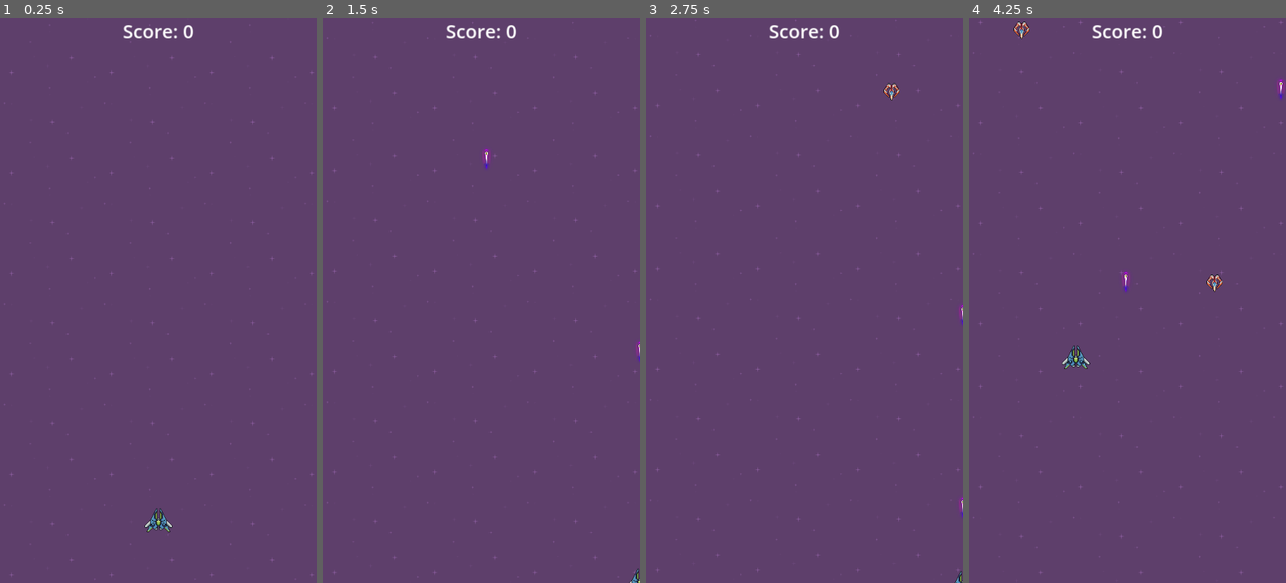
Above: before the commit, frames 1-4 (left to right).
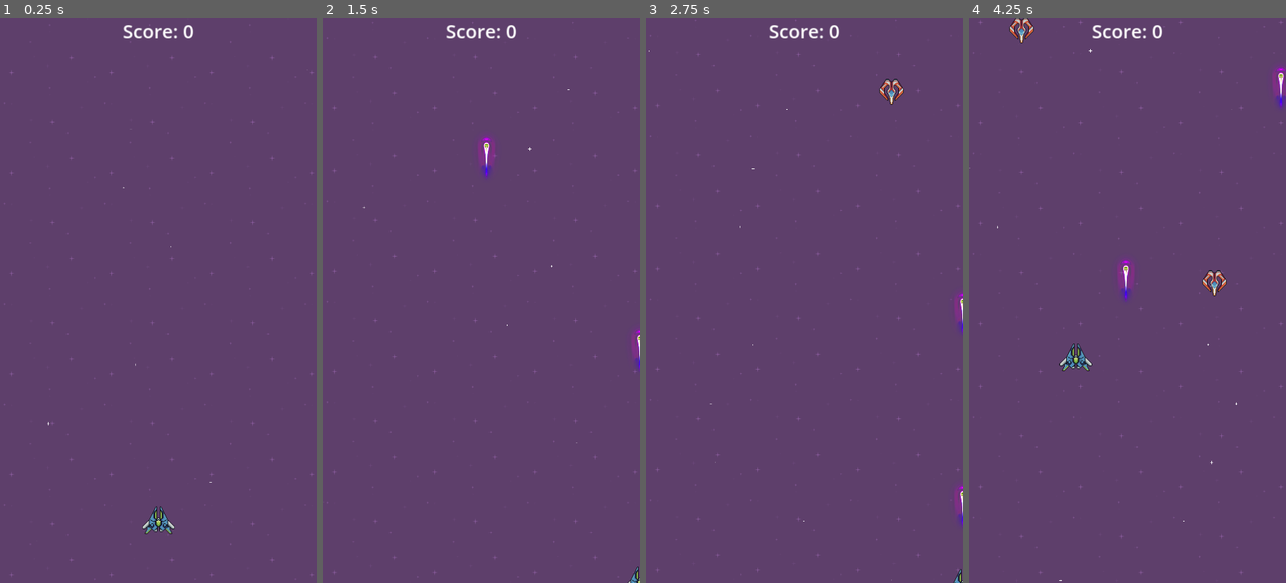
Above: after the commit, the same moments.

Repository: lgraham076/minishooter
Game: Godot game, scene res://scenes/game.tscn
Two runs of this game, one before a commit and one after it. Both use one fixed random seed, a clock stepped at 60 frames per second and the inputs below.
Inputs:
- Up to frame 1 (0.25 s): no input
- Up to frame 2 (1.5 s): tap Enter at 0.5 s; hold Right (move_right) 0.53-1.28 s; hold Space (shoot) 0.53-1.28 s; hold Down (move_down) from 1.28 s (still down); tap Space (shoot) at 1.35 s
- Up to frame 3 (2.75 s): release Down (move_down) at 2.03 s; hold Right (move_right) from 2.03 s (still down); hold Space (shoot) from 2.03 s (still down)
- Up to frame 4 (4.25 s): release Right (move_right) at 2.78 s; release Space (shoot) at 2.78 s; hold Up (move_up) 2.78-3.53 s; tap Space (shoot) at 2.85 s; hold Left (move_left) from 3.53 s (still down); hold Space (shoot) from 3.53 s (still down)

The runs differ from the first frame. In frame 1, 0.2% of the frame differs, in the area x 14-67%, y 19-92%; in frame 2, 0.3%; in frame 3, 0.4%; in frame 4, 1.0%, in the area x 0-100%, y 0-100%.

Commit message:
Completed tutorial

Diff:
--- a/scenes/diverenemy.tscn
+++ b/scenes/diverenemy.tscn
@@ -4,10 +4,14 @@
 [ext_resource type="Texture2D" uid="uid://bc2gn2h8uajuc" path="res://assets/ships/enemy_ship_4.png" id="2_6a0i6"]
 
 [node name="Enemy" instance=ExtResource("1_prvrx")]
-scale = Vector2(1, 1)
+scale = Vector2(0.75, 0.75)
 speed = 325
 hp = 1
 points = 125
 
 [node name="Sprite2D" parent="." index="0"]
+scale = Vector2(2, 2)
 texture = ExtResource("2_6a0i6")
+
+[node name="CollisionPolygon2D" parent="." index="1"]
+scale = Vector2(2, 2)
--- a/scenes/enemy.tscn
+++ b/scenes/enemy.tscn
@@ -4,7 +4,7 @@
 [ext_resource type="Script" path="res://scripts/enemy.gd" id="1_jpr32"]
 
 [node name="Enemy" type="Area2D"]
-scale = Vector2(1.25, 1.25)
+scale = Vector2(1.75, 1.75)
 collision_layer = 2
 collision_mask = 5
 script = ExtResource("1_jpr32")
--- a/scenes/game.tscn
+++ b/scenes/game.tscn
@@ -6,7 +6,22 @@
 [ext_resource type="PackedScene" uid="uid://btuohiydcvjlh" path="res://scenes/diverenemy.tscn" id="4_2334o"]
 [ext_resource type="PackedScene" uid="uid://bn6y1j57gfvk2" path="res://scenes/hud.tscn" id="4_g3gbu"]
 [ext_resource type="PackedScene" uid="uid://cm14d28mwyf2" path="res://scenes/gameoverscreen.tscn" id="5_m0gst"]
+[ext_resource type="AudioStream" uid="uid://cpj5vgtg2anw4" path="res://assets/audio/sfx_laser2.ogg" id="7_ftg0r"]
 [ext_resource type="Texture2D" uid="uid://c1vx80udiuwmx" path="res://assets/backgrounds/purple.png" id="7_ip4hi"]
+[ext_resource type="Texture2D" uid="uid://cc0pu3a6tf0cq" path="res://assets/effects/star1.png" id="8_fq6qp"]
+[ext_resource type="AudioStream" uid="uid://vyfpgdpoyd6c" path="res://assets/audio/sfx_lose.ogg" id="8_sg4as"]
+
+[sub_resource type="ParticleProcessMaterial" id="ParticleProcessMaterial_m3ywt"]
+particle_flag_disable_z = true
+emission_shape = 3
+emission_box_extents = Vector3(405, 1, 1)
+direction = Vector3(0, -1, 0)
+spread = 0.0
+initial_velocity_min = -1000.0
+initial_velocity_max = -1000.0
+gravity = Vector3(0, 0, 0)
+scale_min = 0.1
+scale_max = 0.4
 
 [node name="Game" type="Node2D"]
 script = ExtResource("1_l8q1b")
@@ -18,6 +33,34 @@
 
 [node name="GameOverScreen" parent="UILayer" instance=ExtResource("5_m0gst")]
 visible = false
+
+[node name="ParallaxBackground" type="ParallaxBackground" parent="."]
+
+[node name="ParallaxLayer" type="ParallaxLayer" parent="ParallaxBackground"]
+motion_mirroring = Vector2(0, 1440)
+
+[node name="PurpleStars" type="Sprite2D" parent="ParallaxBackground/ParallaxLayer"]
+texture_repeat = 2
+texture = ExtResource("7_ip4hi")
+centered = false
+region_enabled = true
+region_rect = Rect2(0, 0, 810, 1440)
+
+[node name="SFX" type="Node2D" parent="."]
+
+[node name="LaserSound" type="AudioStreamPlayer2D" parent="SFX"]
+stream = ExtResource("7_ftg0r")
+
+[node name="LoseSound" type="AudioStreamPlayer2D" parent="SFX"]
+stream = ExtResource("8_sg4as")
+
+[node name="StarParticlesEffect" type="GPUParticles2D" parent="."]
+position = Vector2(405, -50)
+amount = 20
+process_material = SubResource("ParticleProcessMaterial_m3ywt")
+texture = ExtResource("8_fq6qp")
+lifetime = 3.0
+preprocess = 5.0
 
 [node name="Player" parent="." instance=ExtResource("2_4ymmy")]
 position = Vector2(263, 529)
@@ -33,16 +76,4 @@
 wait_time = 2.0
 autostart = true
 
-[node name="ParallaxBackground" type="ParallaxBackground" parent="."]
-
-[node name="ParallaxLayer" type="ParallaxLayer" parent="ParallaxBackground"]
-motion_mirroring = Vector2(0, 1440)
-
-[node name="PurpleStars" type="Sprite2D" parent="ParallaxBackground/ParallaxLayer"]
-texture_repeat = 2
-texture = ExtResource("7_ip4hi")
-centered = false
-region_enabled = true
-region_rect = Rect2(0, 0, 810, 1440)
-
 [connection signal="timeout" from="EnemySpawnTimer" to="." method="_on_enemy_spawn_timer_timeout"]
--- a/scenes/laser.tscn
+++ b/scenes/laser.tscn
@@ -8,7 +8,7 @@
 height = 176.0
 
 [node name="Laser" type="Area2D"]
-scale = Vector2(0.3, 0.3)
+scale = Vector2(0.6, 0.6)
 collision_layer = 4
 collision_mask = 2
 script = ExtResource("1_e7cx6")
--- a/scenes/player.tscn
+++ b/scenes/player.tscn
@@ -5,7 +5,7 @@
 
 [node name="Player" type="CharacterBody2D" groups=["player"]]
 position = Vector2(240, 382)
-scale = Vector2(1.5, 1.5)
+scale = Vector2(1.75, 1.75)
 collision_mask = 2
 motion_mode = 1
 script = ExtResource("1_t1bb0")
--- a/scripts/game.gd
+++ b/scripts/game.gd
@@ -6,6 +6,8 @@
 @onready var enemy_container = $EnemyContainer
 @onready var game_over_screen = $UILayer/GameOverScreen
 @onready var parallax_background = $ParallaxBackground
+@onready var laser_sound = $SFX/LaserSound
+@onready var lose_sound = $SFX/LoseSound
 
 @export var enemy_scenes:Array[PackedScene] = []
 
@@ -62,8 +64,10 @@
 	var laser = laser_scene.instantiate()
 	laser.global_position = location
 	laser_container.add_child(laser)
+	laser_sound.play()
 
 func _on_player_killed():
+	lose_sound.play()
 	game_over_screen.set_score(score)
 	if score > high_score:
 		high_score = score
Not shown, added: assets/audio/sfx_laser1.ogg.import
Not shown, added: assets/audio/sfx_laser2.ogg.import
Not shown, added: assets/audio/sfx_lose.ogg.import
Not shown, added: assets/audio/sfx_shieldDown.ogg.import
Not shown, added: assets/audio/sfx_shieldUp.ogg.import
Not shown, added: assets/audio/sfx_twoTone.ogg.import
Not shown, added: assets/audio/sfx_zap.ogg.import
Binary file added: assets/effects/star1.png
Not shown, added: assets/effects/star1.png.import
Not shown: 1 places in scenes/game.tscn that only renumber resources
Not shown, changed: .DS_Store
Not shown, changed: assets/.DS_Store
(and 7 more such lines)
